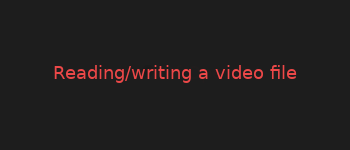
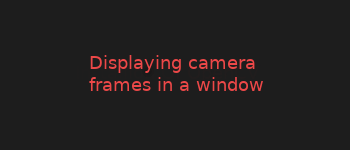
Revision of a layered w=350, h=150 image; what changed, layer by layer:
renamed "Reading/writing a video file" to "Displaying camera frames in a ...", painted on it over [54,55,297,91]
